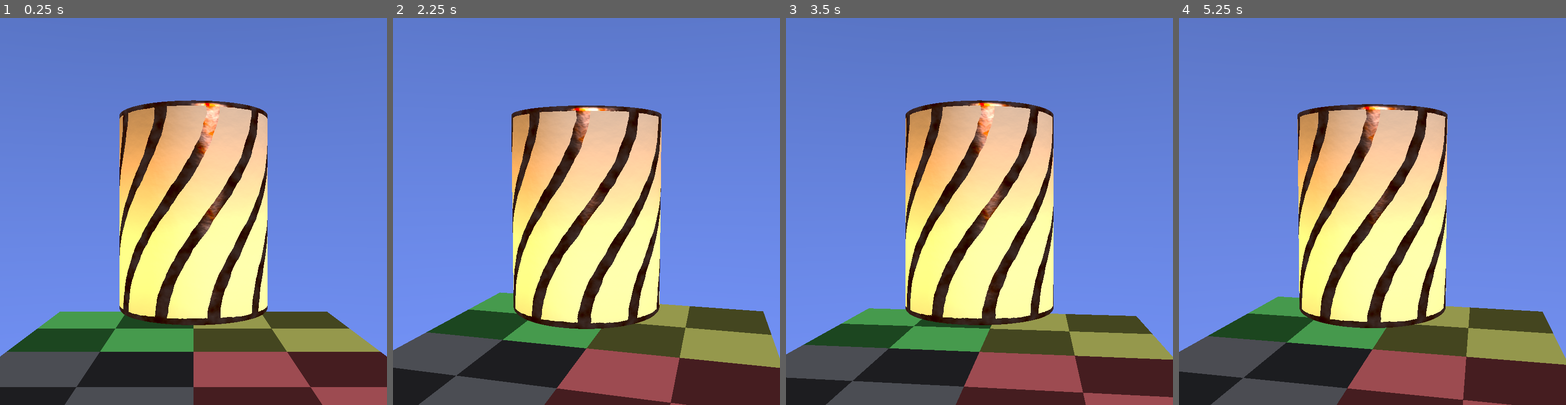
Above: before the commit, frames 1-4 (left to right).
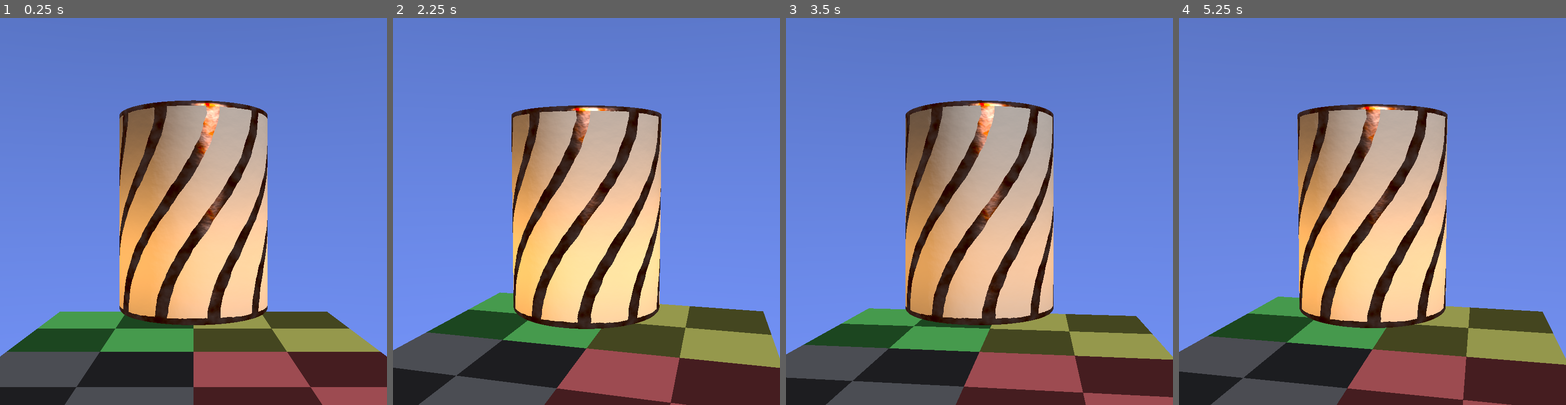
Above: after the commit, the same moments.

Repository: timo-eberl/realtime-graphics-exercises
Game: Godot game, scene res://tester.tscn
Same seed, same stepped clock (60 frames per second), same inputs: the game is played once before the commit and once after it.
Inputs (mouse positions are in pixels of both pictures, inside the frame that each line leads up to):
- Up to frame 1 (0.25 s): no input
- Up to frame 2 (2.25 s): tap Enter at 0.5 s; move the mouse to (605, 211) at 0.52 s; tap R at 0.6 s; move the mouse to (567, 211) at 1.27 s; tap M at 1.35 s; move the mouse to (594, 203) at 2.02 s; tap N at 2.1 s
- Up to frame 3 (3.5 s): move the mouse to (975, 219) at 2.77 s; tap L at 2.85 s
- Up to frame 4 (5.25 s): tap Space at 3.5 s; move the mouse to (1399, 215) at 3.52 s; tap 1 at 3.6 s; move the mouse to (1341, 207) at 4.27 s; tap 2 at 4.35 s; tap Enter at 5 s; move the mouse to (1376, 211) at 5.02 s; tap P at 5.1 s

The runs differ from the first frame. In frame 1, 15% of the frame differs, in the area x 30-70%, y 22-78%; in frame 2, 15%; in frame 3, 15%; in frame 4, 15%.

Commit message:
add light flickering

Diff:
--- a/project-1/src/tester.gdshader
+++ b/project-1/src/tester.gdshader
@@ -419,6 +419,12 @@
 		normal = normalize(
 			normal + normal_noise * 0.16
 		);
+
+		float flickerValue =
+			(cos(TIME * 1.0 * PI) + 2.0) * 0.1
+			+ (cos(TIME * 2.0 * PI) + 1.0) * 0.15
+			+ (cos((TIME + 23.4536) * 2.5 * PI) + 1.0) * 0.15;
+		lightStrength *= 0.6 * flickerValue;
 
 		// candle
 		float d = distance(light_pos, p);
